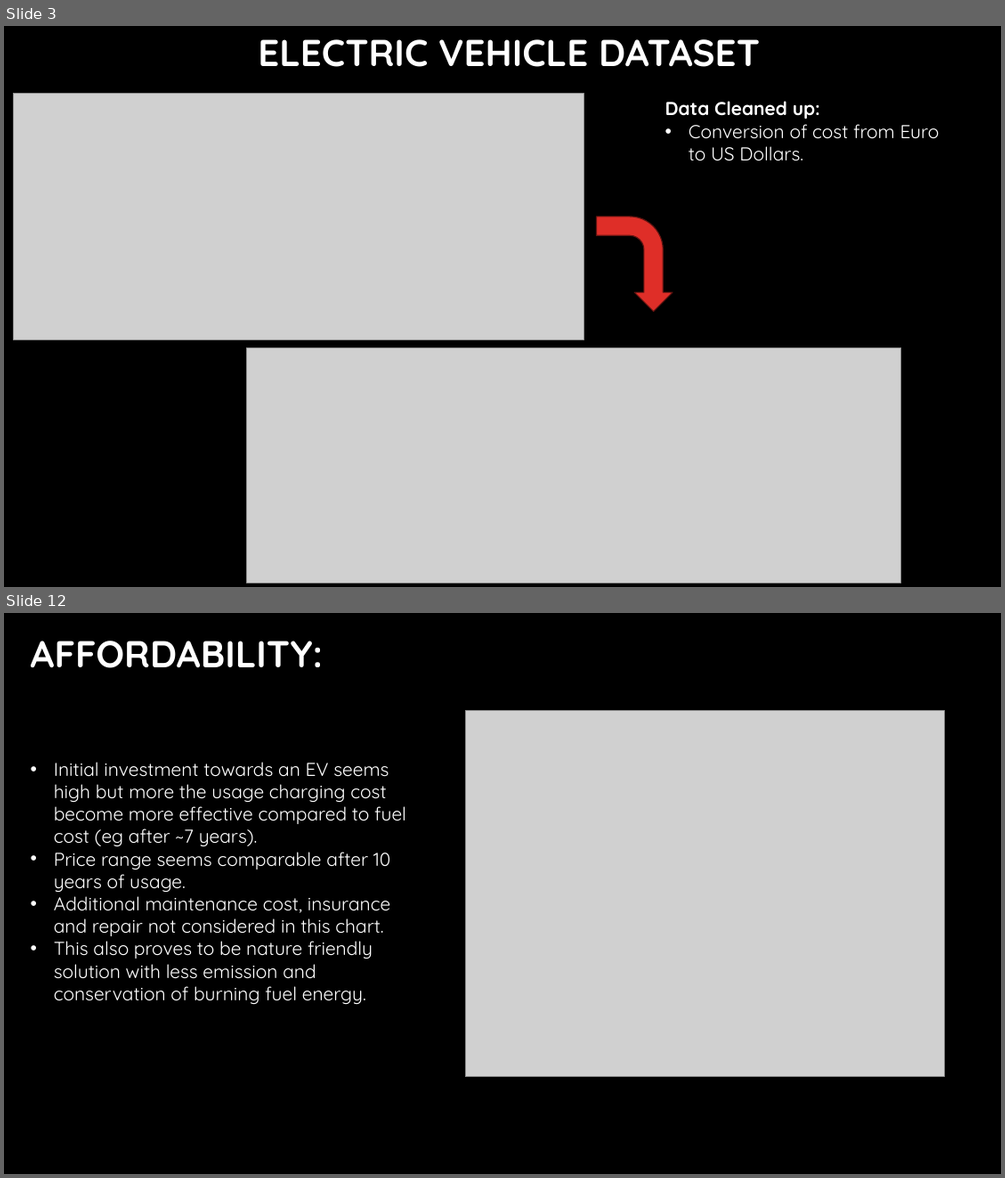
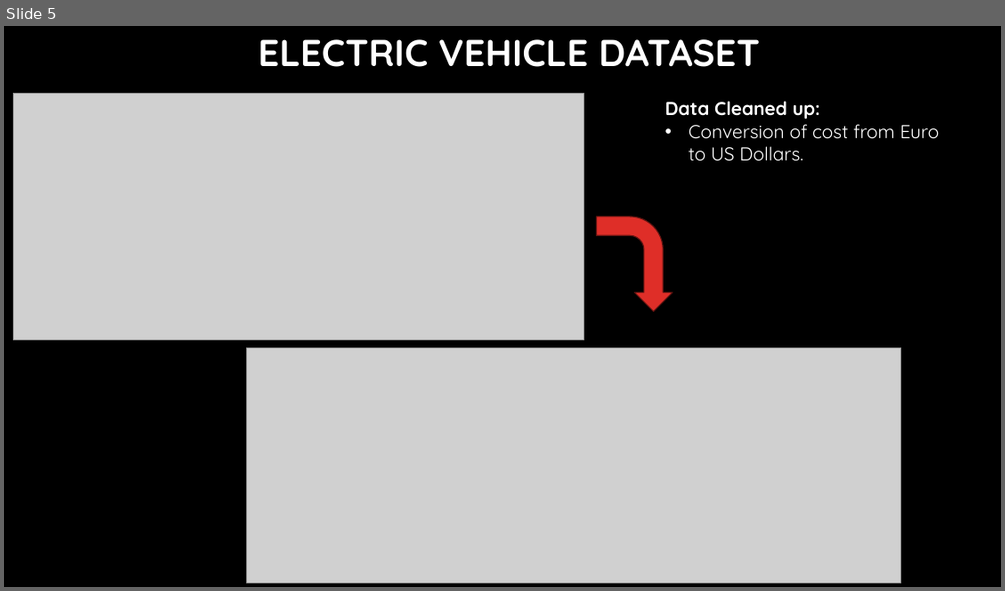
Before and after one commit to Jadium19/EVperformanceAnalysis, a slide deck: EV Slide Deck [Autosaved].pptx. Shown one above the other, each under a label of ours: slides 3 and 12 before the commit, slide 5 after it; the slides between them are not shown. The pictures are 1005x1178 and 1005x591 pixels, drawn with LibreOffice and Linux fonts; fonts in the diff are those of the drawing; grey boxes stand for pictures; background and template pictures are left out. Boxes give left, top, right and bottom in pixels: in the first picture for what was removed or moved away, otherwise in the second. Text is boxed around its words. In the diff, an @@ line names an element or a change of style, - is before the commit and + after.

```diff
--- a/EV Slide Deck [Autosaved].pptx
+++ b/EV Slide Deck [Autosaved].pptx
@@ slide 12 removed at (4, 613, 1001, 1174), background #000000 @@
@@ title removed at (31, 641, 323, 668) @@
-AFFORDABILITY:
@@ picture removed at (465, 710, 945, 1077) @@
@@ text removed at (54, 762, 406, 1005) @@
-• Initial investment towards an EV seems high but more the usage charging cost become more effective compared to fuel cost (eg after ~7 years).
-• Price range seems comparable after 10 years of usage.
-• Additional maintenance cost, insurance and repair not considered in this chart.
-• This also proves to be nature friendly solution with less emission and conservation of burning fuel energy.
@@ what was slide 3 is now slide 5 @@
```
Also in this commit, not shown: 8 slides changed, 6 slides added, 2 other slides removed.
